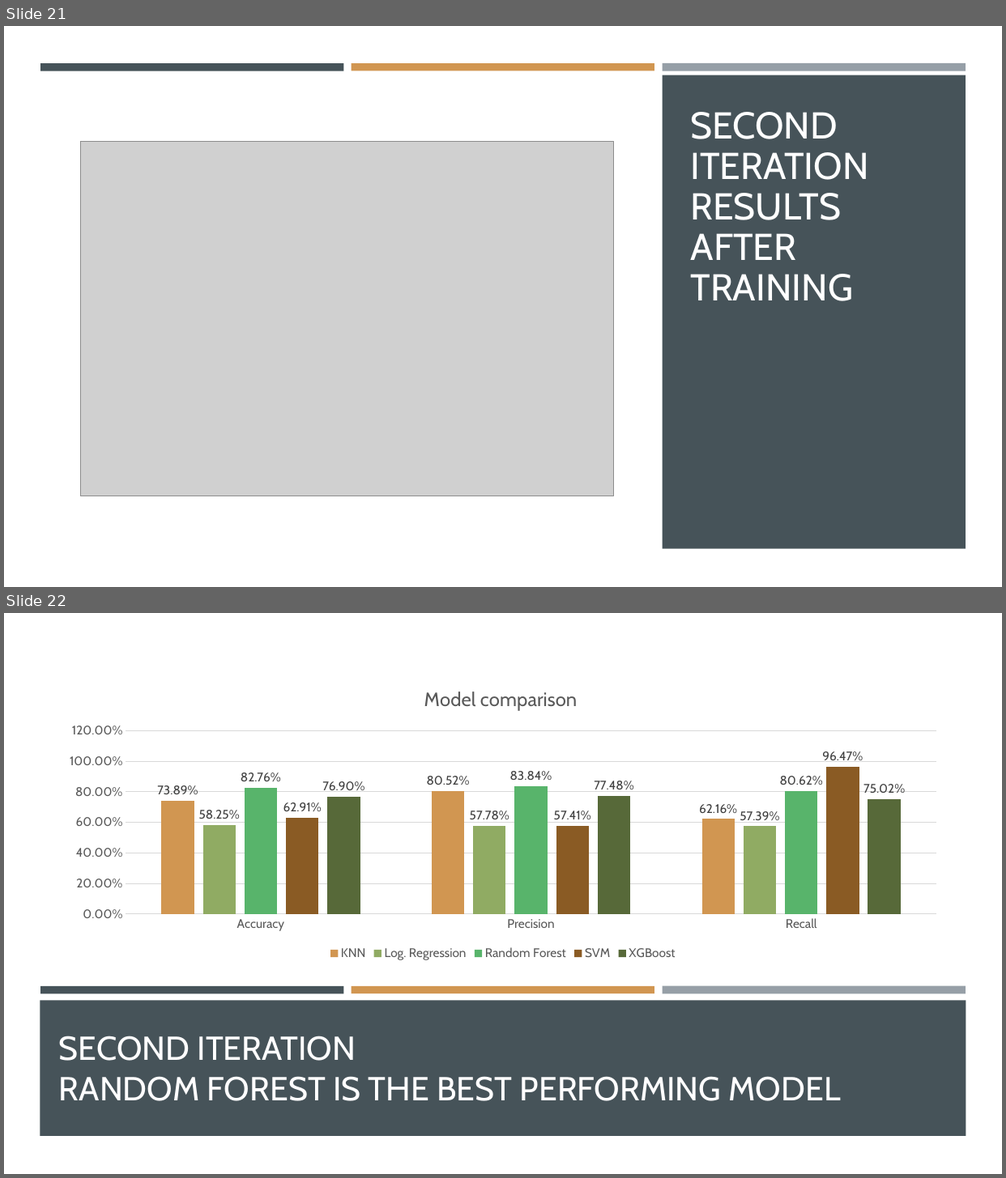
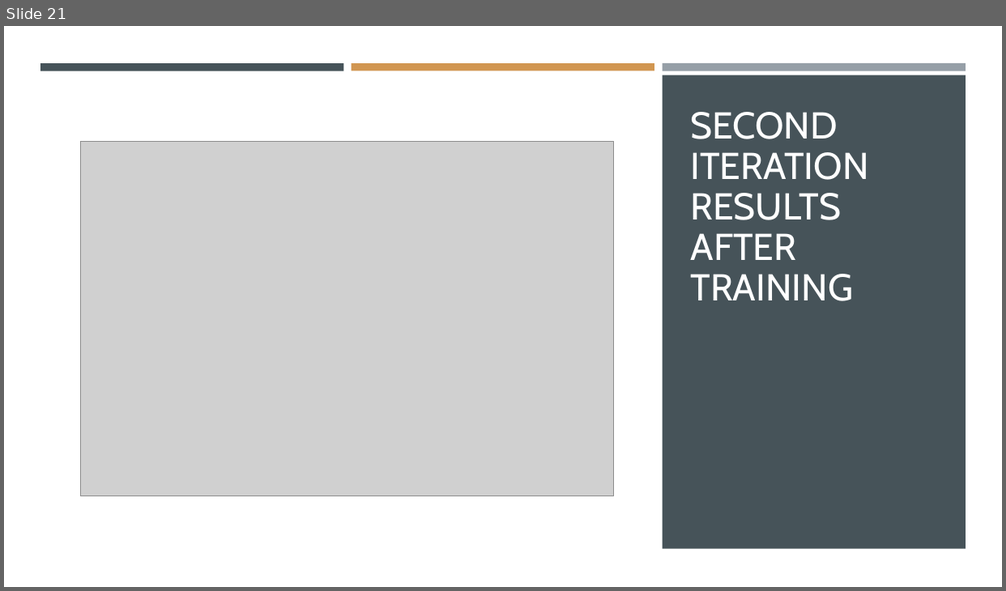
Before and after one commit to SvenWeiss-HDM/Classification, a slide deck: HDM Data Science v0226 _copySven.pptx. Shown one above the other, each under a label of ours: slides 21 and 22 before the commit, slide 21 after it. The pictures are 1006x1178 and 1006x591 pixels, drawn with LibreOffice and Linux fonts; fonts in the diff are those of the drawing; grey boxes stand for pictures. Boxes give left, top, right and bottom in pixels: in the first picture for what was removed or moved away, otherwise in the second. Text is boxed around its words. In the diff, an @@ line names an element or a change of style, - is before the commit and + after.

Commit message:
Update Ensembles with Trained Models

```diff
--- a/HDM Data Science v0226 _copySven.pptx
+++ b/HDM Data Science v0226 _copySven.pptx
@@ slide 22 removed at [4,613,1002,1174], background #FFFFFF @@
@@ rectangle removed at [4,613,1002,1174] @@
@@ column chart removed at [52,673,955,964] @@
-title "Model comparison  "
-categories: Accuracy, Precision, Recall
-KNN: 0.7389, 0.8052, 0.6216
-Log. Regression: 0.5825, 0.5778, 0.5739
-Random Forest: 0.8276, 0.8384, 0.8062
-SVM: 0.6291, 0.5741, 0.9647
-XGBoost: 0.769, 0.7748, 0.7502
@@ rectangle removed at [40,1001,966,1136] @@
@@ rectangle removed at [40,986,344,994] @@
@@ rectangle removed at [351,986,654,994] @@
@@ rectangle removed at [662,986,965,994] @@
@@ title removed at [59,1036,841,1101] @@
-SECOND ITERATION
-RANDOM FOREST IS THE BEST PERFORMING MODEL
```
Also in this commit, not shown: 3 slides changed, 1 slide added, 1 other slide removed, 12 other files.
